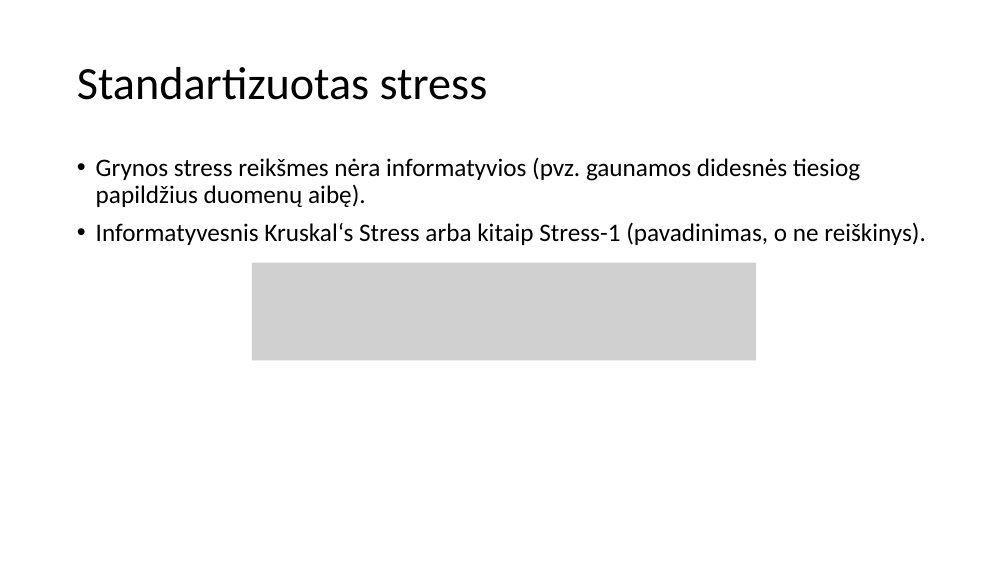
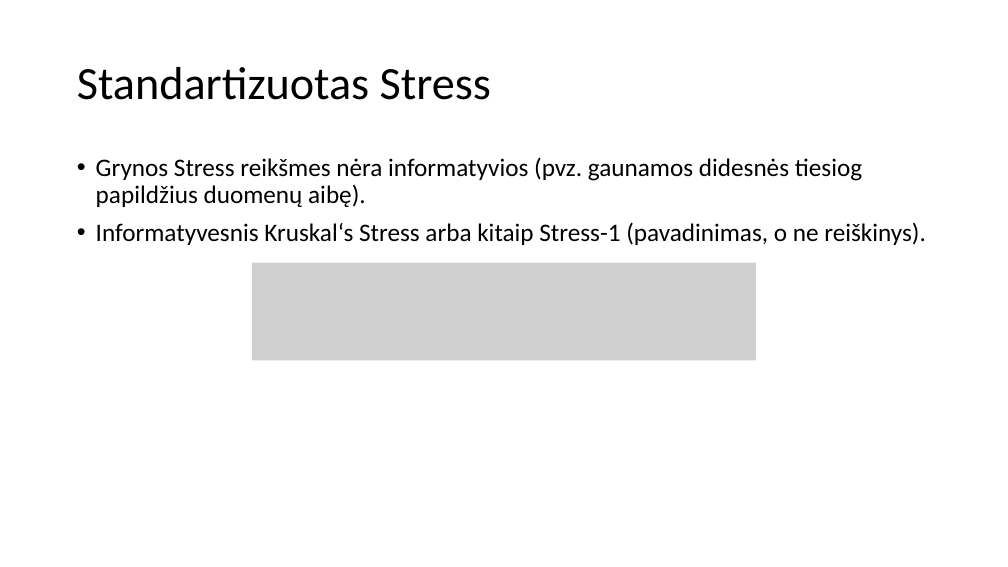
Before and after one commit to dovmar/PDVS, a slide deck: slide 22 of MDS/MDS_pristatymas.pptx. Drawn at 1008x567 pixels with LibreOffice and Linux fonts; fonts in the diff are those of the drawing; grey boxes stand for pictures. Boxes give left, top, right and bottom in pixels: in the first picture for what was removed or moved away, otherwise in the second. Text is boxed around its words. In the diff, an @@ line names an element or a change of style, - is before the commit and + after.

```diff
--- a/MDS/MDS_pristatymas.pptx
+++ b/MDS/MDS_pristatymas.pptx
@@ title at <box>77,67,491,100</box>: text changed @@
-Standartizuotas stress
+Standartizuotas Stress
@@ text at <box>96,157,862,207</box>: text changed @@
-• Grynos stress reikšmes nėra informatyvios (pvz. gaunamos didesnės tiesiog papildžius duomenų aibę).
+• Grynos Stress reikšmes nėra informatyvios (pvz. gaunamos didesnės tiesiog papildžius duomenų aibę).
```
Also in this commit, not shown: 10 other slides changed, 3 other files.
